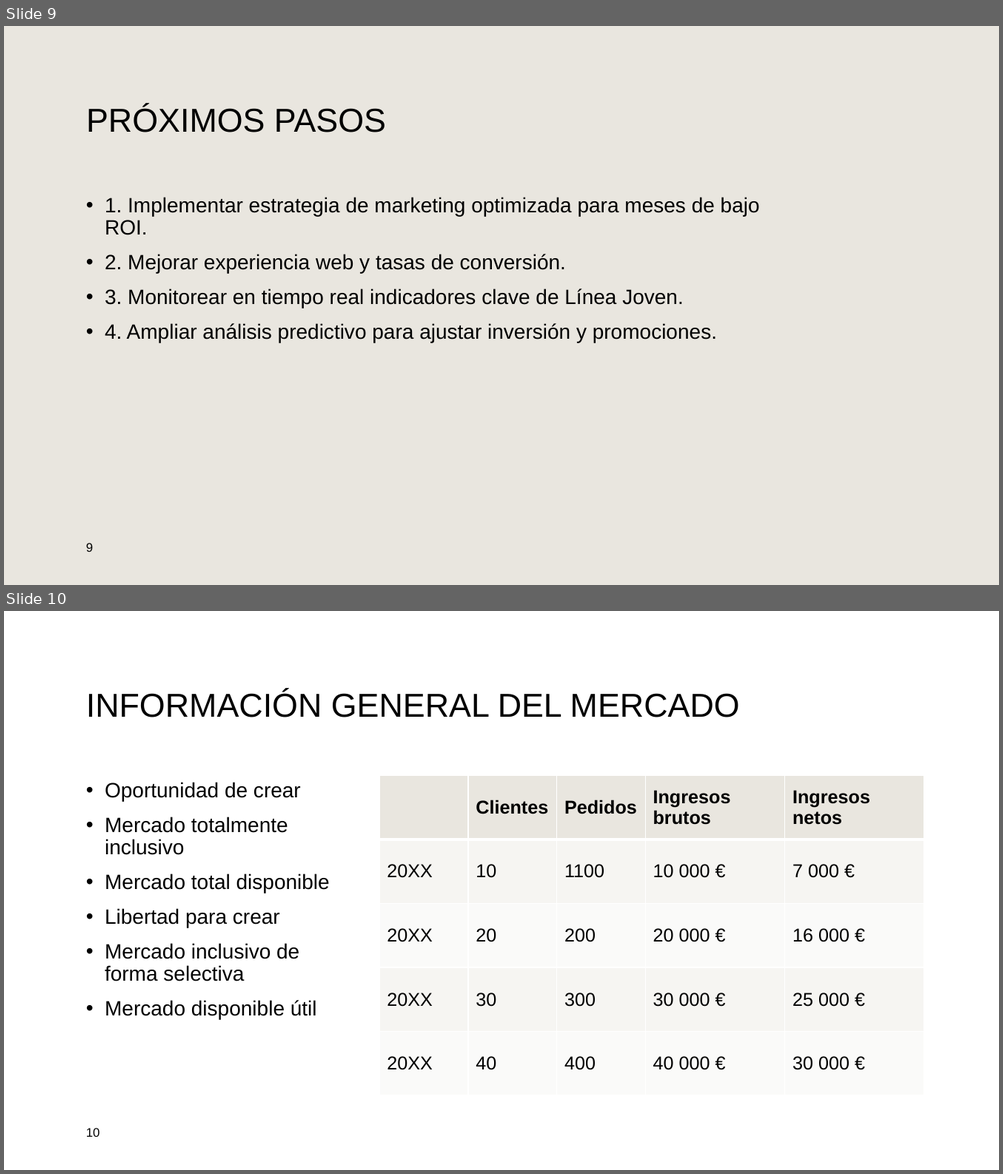
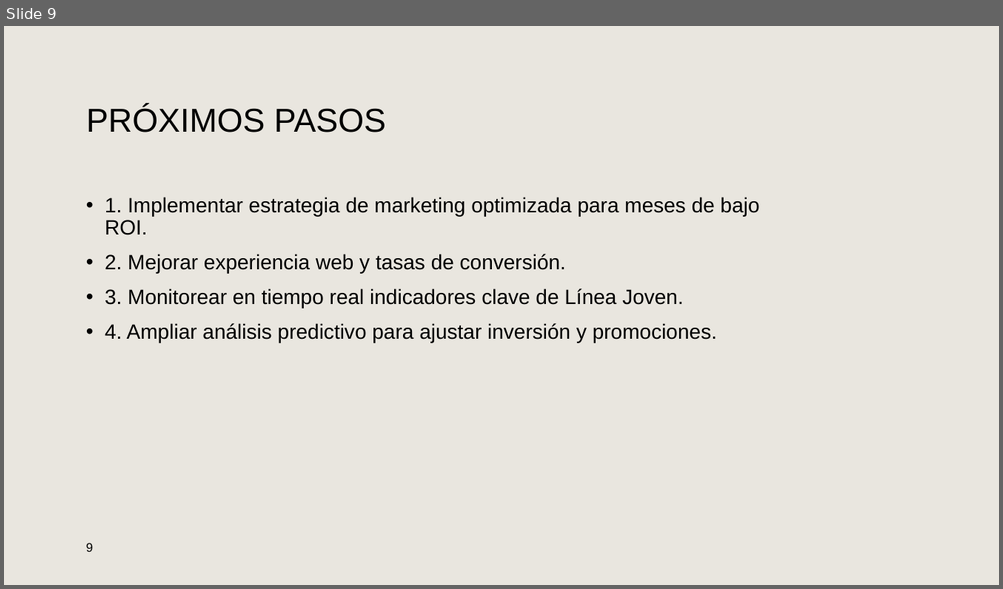
Before and after one commit to Guillo-bit/Beletza, a slide deck: reports/Al rescate de la Línea Joven.pptx. Shown one above the other, each under a label of ours: slides 9 and 10 before the commit, slide 9 after it. The pictures are 1003x1174 and 1003x589 pixels, drawn with LibreOffice and Linux fonts; fonts in the diff are those of the drawing; background and template pictures are left out. Boxes give left, top, right and bottom in pixels: in the first picture for what was removed or moved away, otherwise in the second. Text is boxed around its words. In the diff, an @@ line names an element or a change of style, - is before the commit and + after.

```diff
--- a/reports/Al rescate de la Línea Joven.pptx
+++ b/reports/Al rescate de la Línea Joven.pptx
@@ slide 10 removed at [4, 611, 999, 1170], background #FFFFFF @@
@@ title removed at [86, 691, 740, 718] @@
-INFORMACIÓN GENERAL DEL MERCADO
@@ text removed at [105, 782, 330, 1019] @@
-• Oportunidad de crear
-• Mercado totalmente inclusivo
-• Mercado total disponible
-• Libertad para crear
-• Mercado inclusivo de forma selectiva
-• Mercado disponible útil
@@ table removed at [379, 776, 925, 1096], 5 rows, 5 columns @@
- | Clientes | Pedidos | Ingresos brutos | Ingresos netos
-20XX | 10 | 1100 | 10 000 € | 7 000 €
-20XX | 20 | 200 | 20 000 € | 16 000 €
-20XX | 30 | 300 | 30 000 € | 25 000 €
-20XX | 40 | 400 | 40 000 € | 30 000 €
@@ page number removed at [86, 1128, 100, 1137] @@
-10
```
Also in this commit, not shown: 3 other slides removed.
